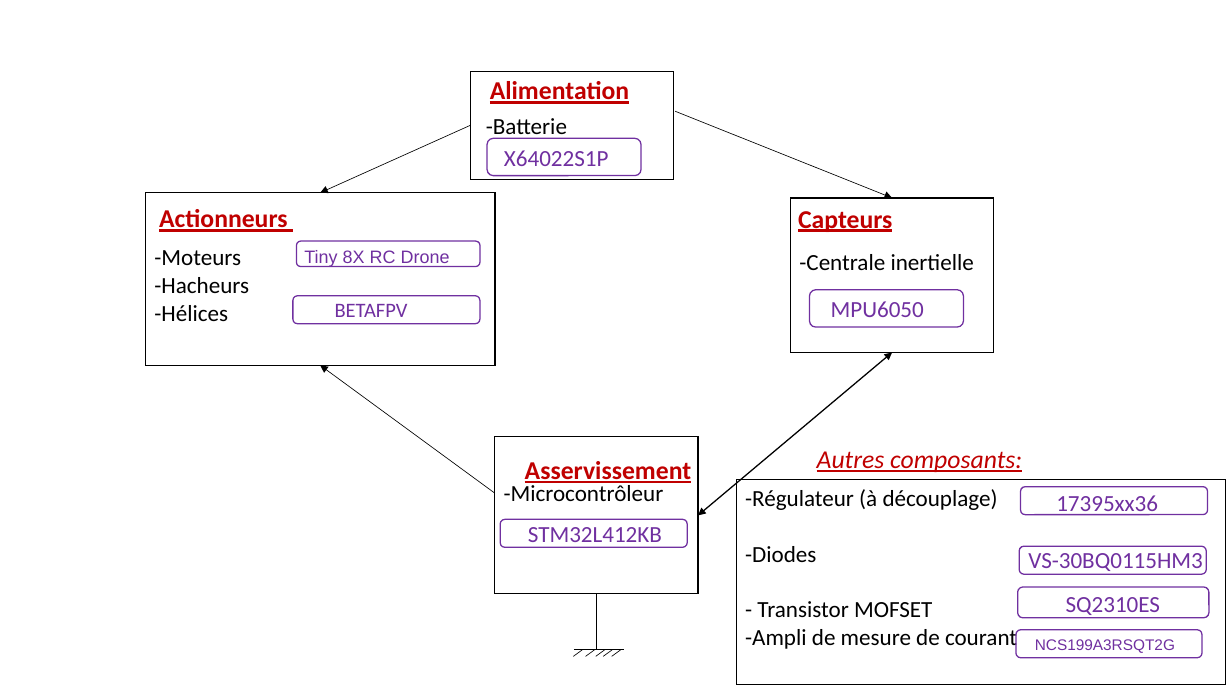
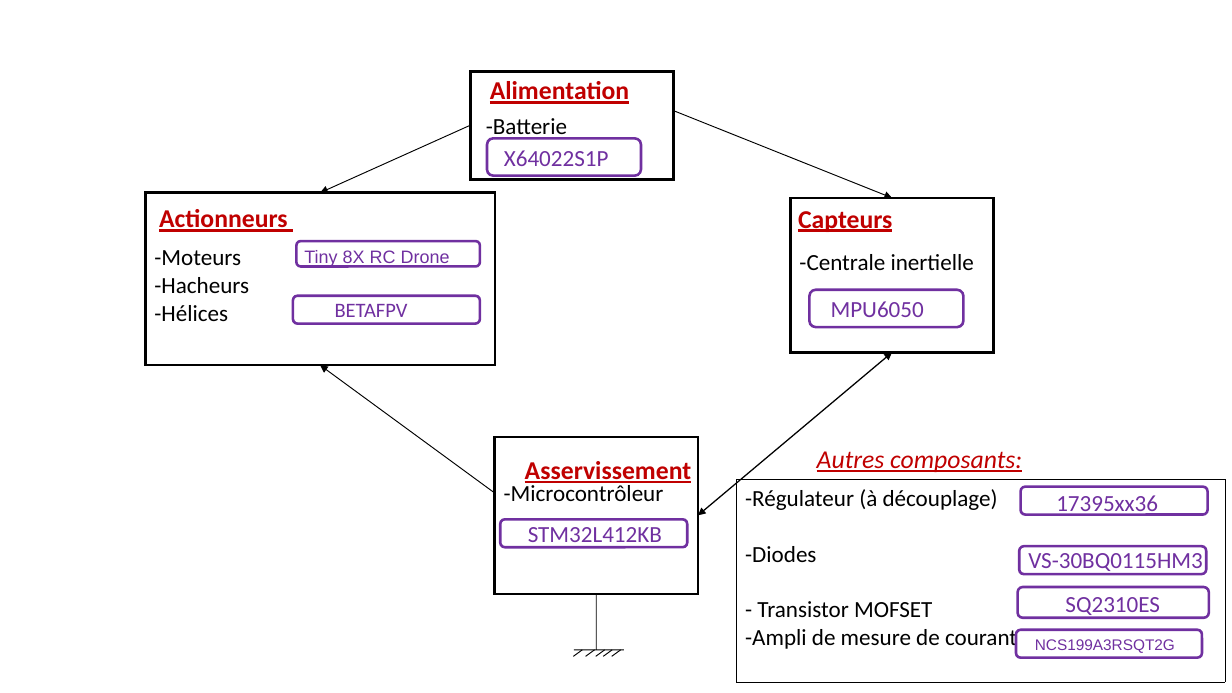
Before and after one commit to ETheoParis/ProjetDroneENSEA2023, a slide deck: slide 1 of PCB_diagramme.pptx. Drawn at 1232x693 pixels with LibreOffice and Linux fonts; fonts in the diff are those of the drawing. Boxes give left, top, right and bottom in pixels: in the first picture for what was removed or moved away, otherwise in the second. Text is boxed around its words. In the diff, an @@ line names an element or a change of style, - is before the commit and + after.

```diff
--- a/PCB_diagramme.pptx
+++ b/PCB_diagramme.pptx
@@ arrow removed from (676, 111) to (892, 198) @@
@@ freeform shape added at (676, 111, 893, 198), outline #000000 0.75 pt @@
@@ freeform shape added at (320, 126, 470, 193), outline #000000 0.75 pt @@
@@ arrow removed from (470, 126) to (321, 193) @@
@@ outline #000000 1 pt to #000000 2 pt in 4 elements at (494, 437, 698, 594), (470, 71, 674, 179), (790, 198, 994, 352), (145, 193, 495, 366) @@
@@ outline #7030A0 1 pt to #7030A0 2 pt; proportions changed in 6 elements at (810, 290, 964, 327), (487, 139, 641, 176), (293, 296, 480, 323), (1018, 587, 1209, 617), (1017, 630, 1202, 658), (297, 241, 481, 266) @@
@@ text "BETAFPV" rewrapped from (335, 304, 408, 317) to (335, 304, 408, 323) @@
@@ freeform shape added at (320, 365, 494, 493), outline #000000 0.75 pt @@
@@ arrow removed from (494, 493) to (321, 365) @@
@@ rectangle "-Régulateur (à découplage)" at (737, 480, 1226, 683): outline #000000 0.75 pt dashed to #000000 0 pt dashed @@
@@ line (596, 594) - (596, 650): stroke #000000 0.5 pt to #000000 0.75 pt @@
@@ line (582, 650) - (573, 656): stroke #000000 0.5 pt to #000000 0.75 pt @@
@@ line (574, 650) - (624, 650): stroke #000000 0.5 pt to #000000 0.75 pt @@
@@ line (594, 650) - (586, 656): stroke #000000 0.5 pt to #000000 0.75 pt @@
@@ line (604, 650) - (596, 656): stroke #000000 0.5 pt to #000000 0.75 pt @@
@@ line (613, 650) - (604, 656): stroke #000000 0.5 pt to #000000 0.75 pt @@
@@ line (621, 650) - (612, 656): stroke #000000 0.5 pt to #000000 0.75 pt @@
```
Also in this commit, not shown: 1 other slide changed, 1 other file.
